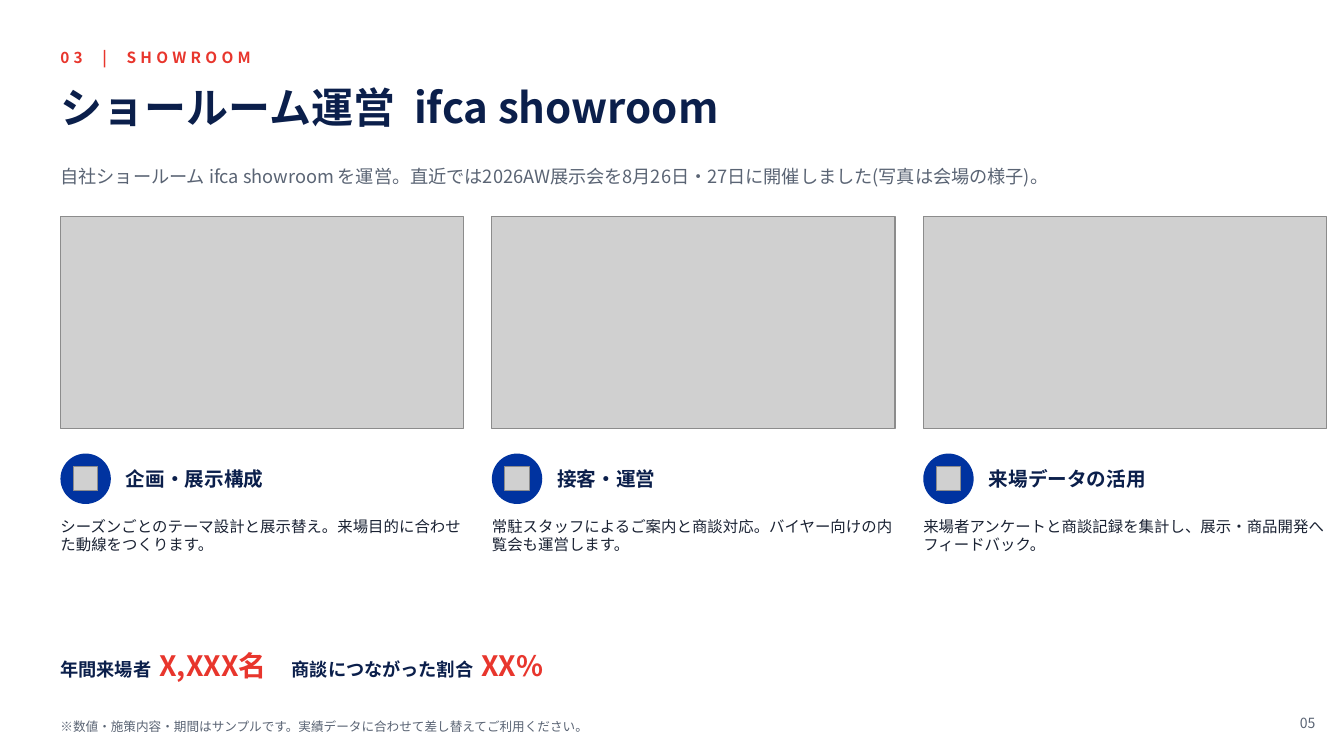
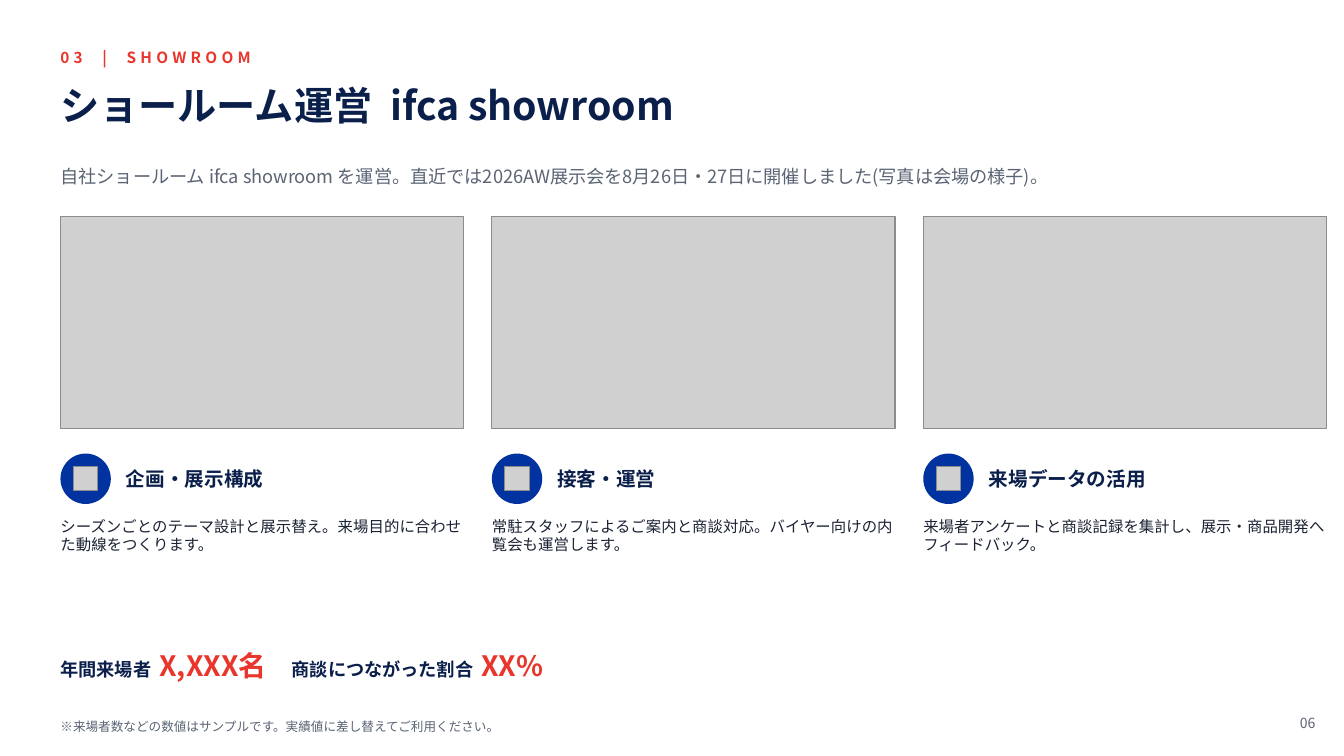
Before and after one commit to 1828828a-glitch/Claude-Code, a slide deck: slide 6 of materials/asics/asics_track_record.pptx (slide 5 before the commit). Drawn at 1344x756 pixels with LibreOffice and Linux fonts; fonts in the diff are those of the drawing; grey boxes stand for pictures. Boxes give left, top, right and bottom in pixels: in the first picture for what was removed or moved away, otherwise in the second. Text is boxed around its words. In the diff, an @@ line names an element or a change of style, - is before the commit and + after.

```diff
--- a/materials/asics/asics_track_record.pptx
+++ b/materials/asics/asics_track_record.pptx
@@ text "ショールーム運営 ifca showroom" at (x1=60, y1=86, x2=674, y2=124): size 30 to 28 pt @@
@@ text at (x1=1300, y1=717, x2=1316, y2=728): text changed @@
-05
+06
@@ text at (x1=60, y1=720, x2=499, y2=732): text changed @@
-※数値・施策内容・期間はサンプルです。実績データに合わせて差し替えてご利用ください。
+※来場者数などの数値はサンプルです。実績値に差し替えてご利用ください。
```
Also in this commit, not shown: 4 other slides changed, 8 slides added, 4 slides removed, 1 other file.
